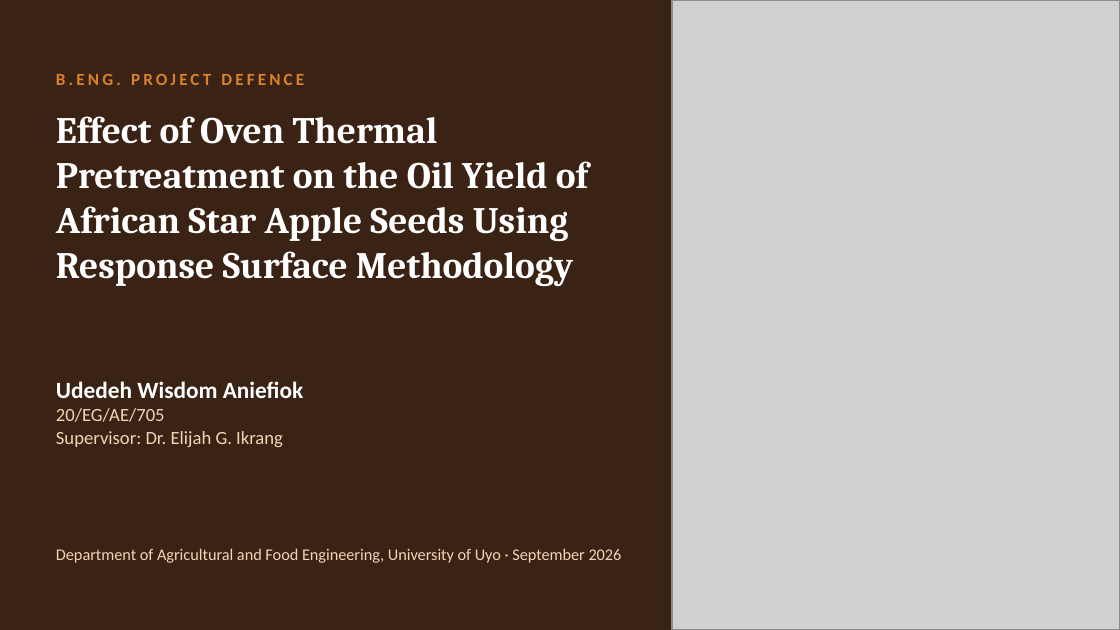
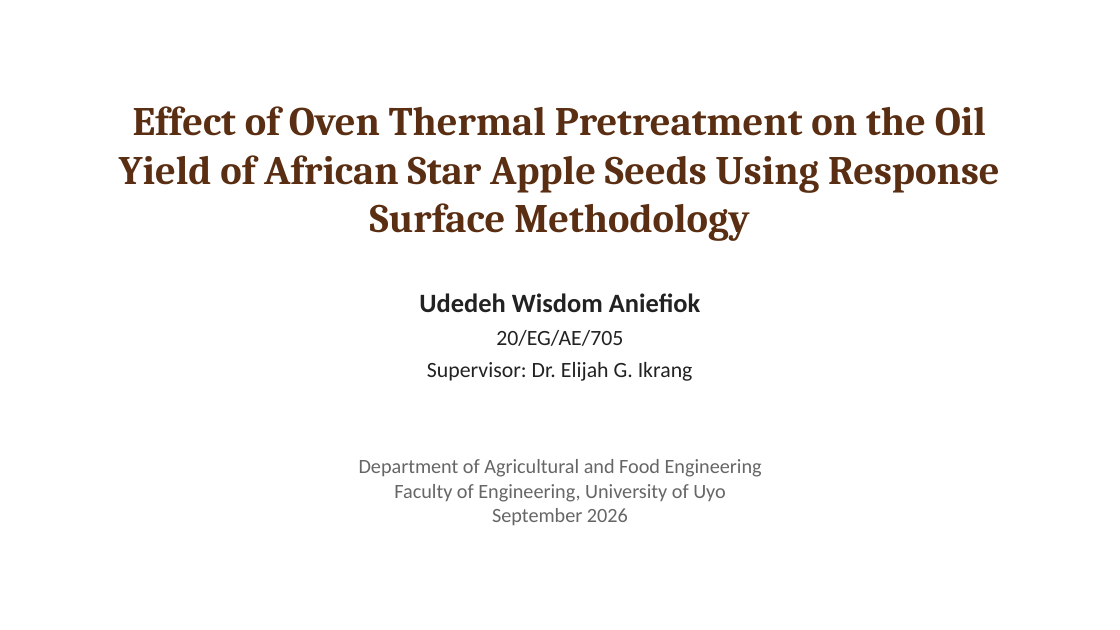
Before and after one commit to BlissNathan1305/turbo-waddle, a slide deck: slide 1 of thesis-presentations/African_Star_Apple_Seed_Oil_RSM.pptx. Drawn at 1120x630 pixels with LibreOffice and Linux fonts; fonts in the diff are those of the drawing; grey boxes stand for pictures. Boxes give left, top, right and bottom in pixels: in the first picture for what was removed or moved away, otherwise in the second. Text is boxed around its words. In the diff, an @@ line names an element or a change of style, - is before the commit and + after.

```diff
--- a/thesis-presentations/African_Star_Apple_Seed_Oil_RSM.pptx
+++ b/thesis-presentations/African_Star_Apple_Seed_Oil_RSM.pptx
@@ background #3A2314 to #FFFFFF @@
@@ picture removed at [672,0,1120,629] @@
@@ text removed at [56,74,304,85] @@
-B.ENG. PROJECT DEFENCE
@@ text "Effect of Oven Thermal Pretreatment ...": place and size @@
-text "Effect of Oven Thermal Pretreatment ..." at [56,116,588,287]
+text "Effect of Oven Thermal Pretreatment ..." at [119,106,1000,241]
@@ text "Effect of Oven Thermal Pretreatment ..." at [119,106,1000,241]: size 24 to 26 pt, text colour #FFFFFF to #5A2E12; alignment left to centre; vertical alignment top to middle @@
@@ text "Udedeh Wisdom Aniefiok": place and size @@
-text "Udedeh Wisdom Aniefiok" at [56,381,304,447]
+text "Udedeh Wisdom Aniefiok" at [419,293,701,381]
@@ text "Udedeh Wisdom Aniefiok" at [419,293,701,381]: size 15 to 17 pt, text colour #FFFFFF to #222222 in "Udedeh Wisdom Aniefiok"; size 12 to 14 pt, text colour #F2D4B5 to #222222 in "20/EG/AE/705", "Supervisor: Dr. Elijah G. Ikrang"; alignment left to centre; more space between paragraphs @@
@@ text "Department of Agricultural and Food ..." at [359,459,762,525]: vertical alignment middle to top @@
@@ text at [359,459,762,525]: text changed; size 10.5 to 13 pt; text colour #F2D4B5 to #666666 @@
-Department of Agricultural and Food Engineering, University of Uyo · September 2026
+Department of Agricultural and Food Engineering
+Faculty of Engineering, University of Uyo
+September 2026
```
Also in this commit, not shown: 6 other slides changed, 6 slides added, 7 slides removed, 2 other files.
